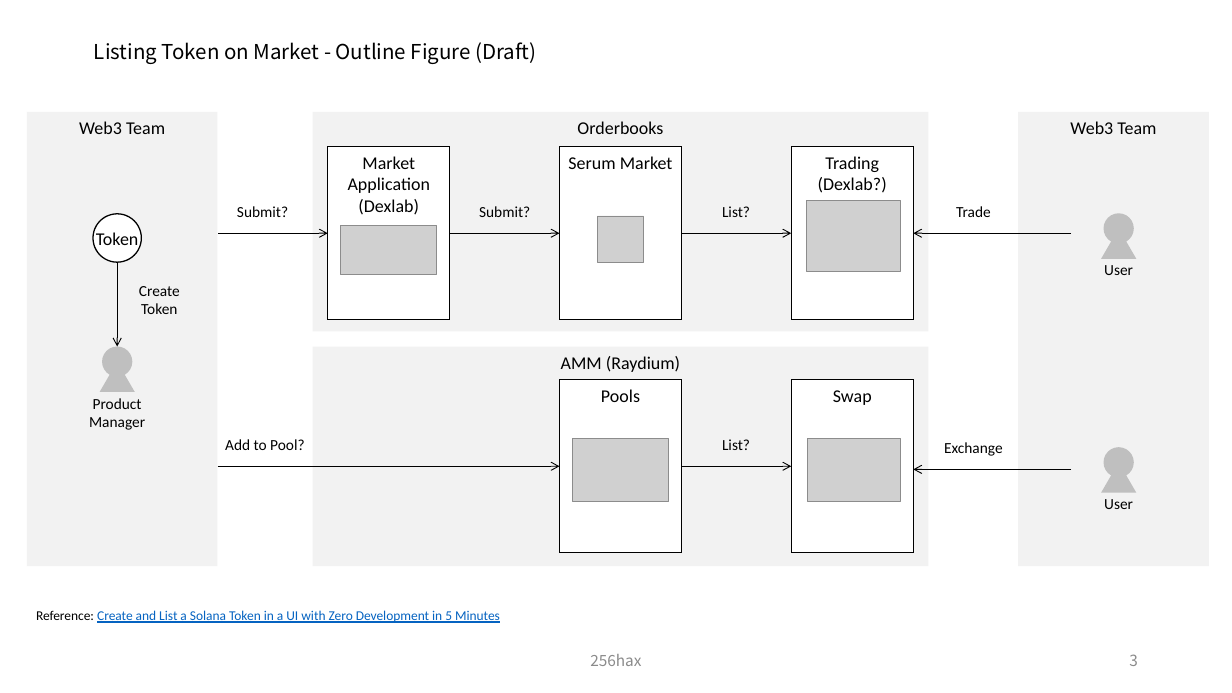
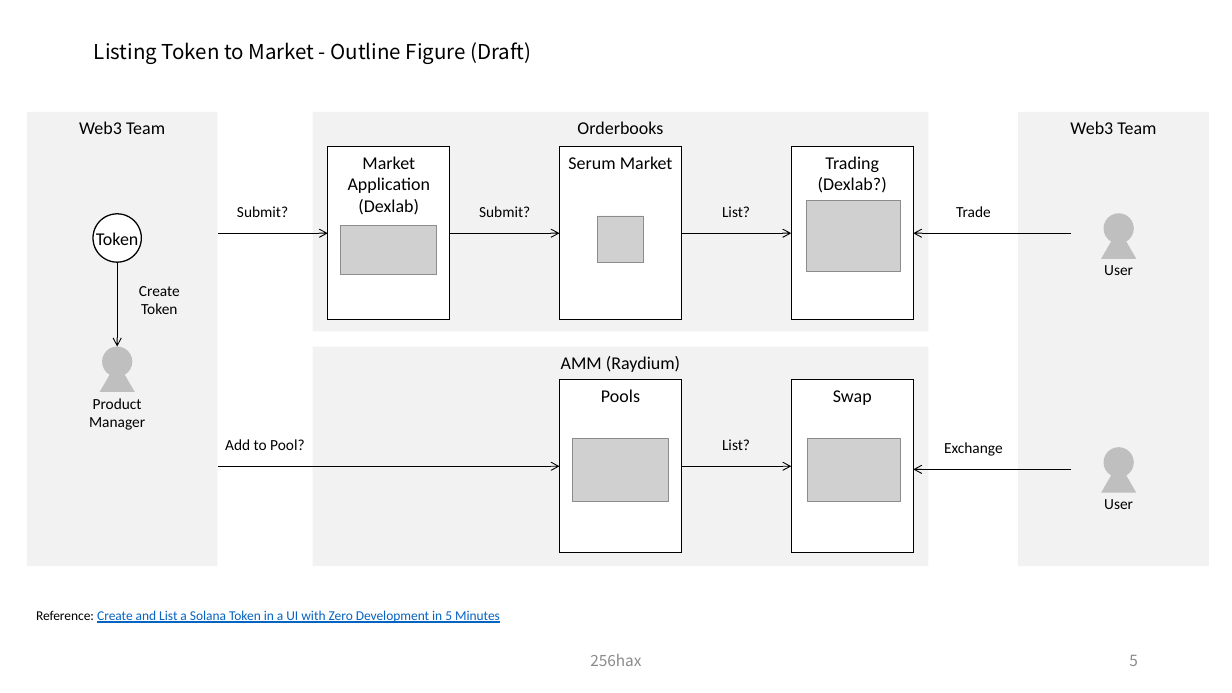
Before and after one commit to SmartGru25/Solana-React-Minimal, a slide deck: slide 6 of docs/Solana_Blockchain_Outline_Figure.pptx (slide 4 before the commit). Drawn at 1232x693 pixels with LibreOffice and Linux fonts; fonts in the diff are those of the drawing; grey boxes stand for pictures. Boxes give left, top, right and bottom in pixels: in the first picture for what was removed or moved away, otherwise in the second. Text is boxed around its words. In the diff, an @@ line names an element or a change of style, - is before the commit and + after.

Commit message:
docs: add Listing Steps

```diff
--- a/docs/Solana_Blockchain_Outline_Figure.pptx
+++ b/docs/Solana_Blockchain_Outline_Figure.pptx
@@ title at [94, 42, 531, 64]: text changed @@
-Listing Token on Market - Outline Figure (Draft)
+Listing Token to Market - Outline Figure (Draft)
@@ page number at [1129, 655, 1138, 666]: text changed @@
-3
+5
```
Also in this commit, not shown: 3 other slides changed, 2 slides added.
